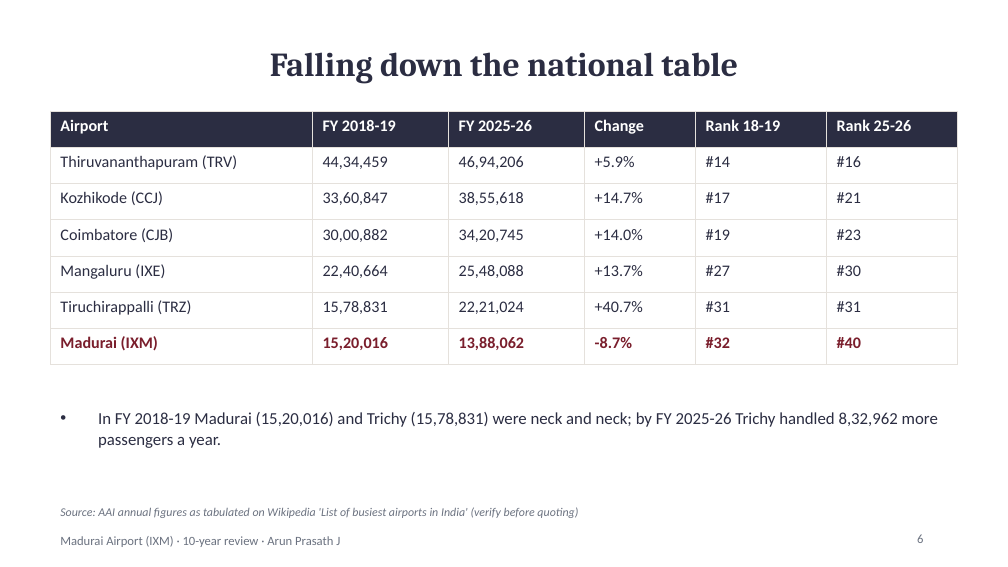
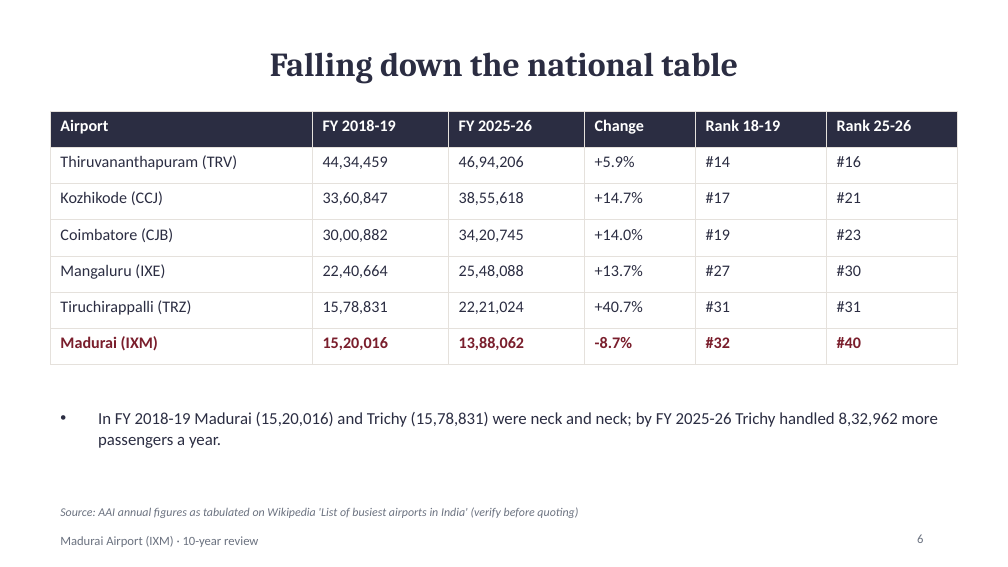
Before and after one commit to jarunprasath/madurai-airport-tracker, a slide deck: slide 6 of reports/IXM_10_year_review.pptx. Drawn at 1008x567 pixels with LibreOffice and Linux fonts; fonts in the diff are those of the drawing. Boxes give left, top, right and bottom in pixels: in the first picture for what was removed or moved away, otherwise in the second. Text is boxed around its words. In the diff, an @@ line names an element or a change of style, - is before the commit and + after.

```diff
--- a/reports/IXM_10_year_review.pptx
+++ b/reports/IXM_10_year_review.pptx
@@ text at [60, 536, 258, 547]: text changed @@
-Madurai Airport (IXM) · 10-year review · Arun Prasath J
+Madurai Airport (IXM) · 10-year review
```
Also in this commit, not shown: 21 other slides changed, 2 other files.
